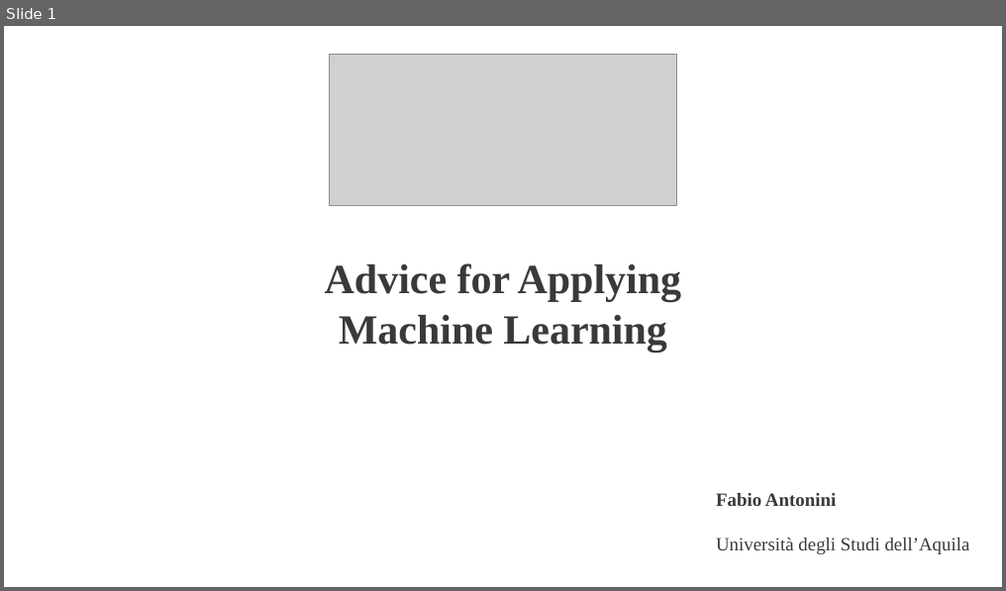
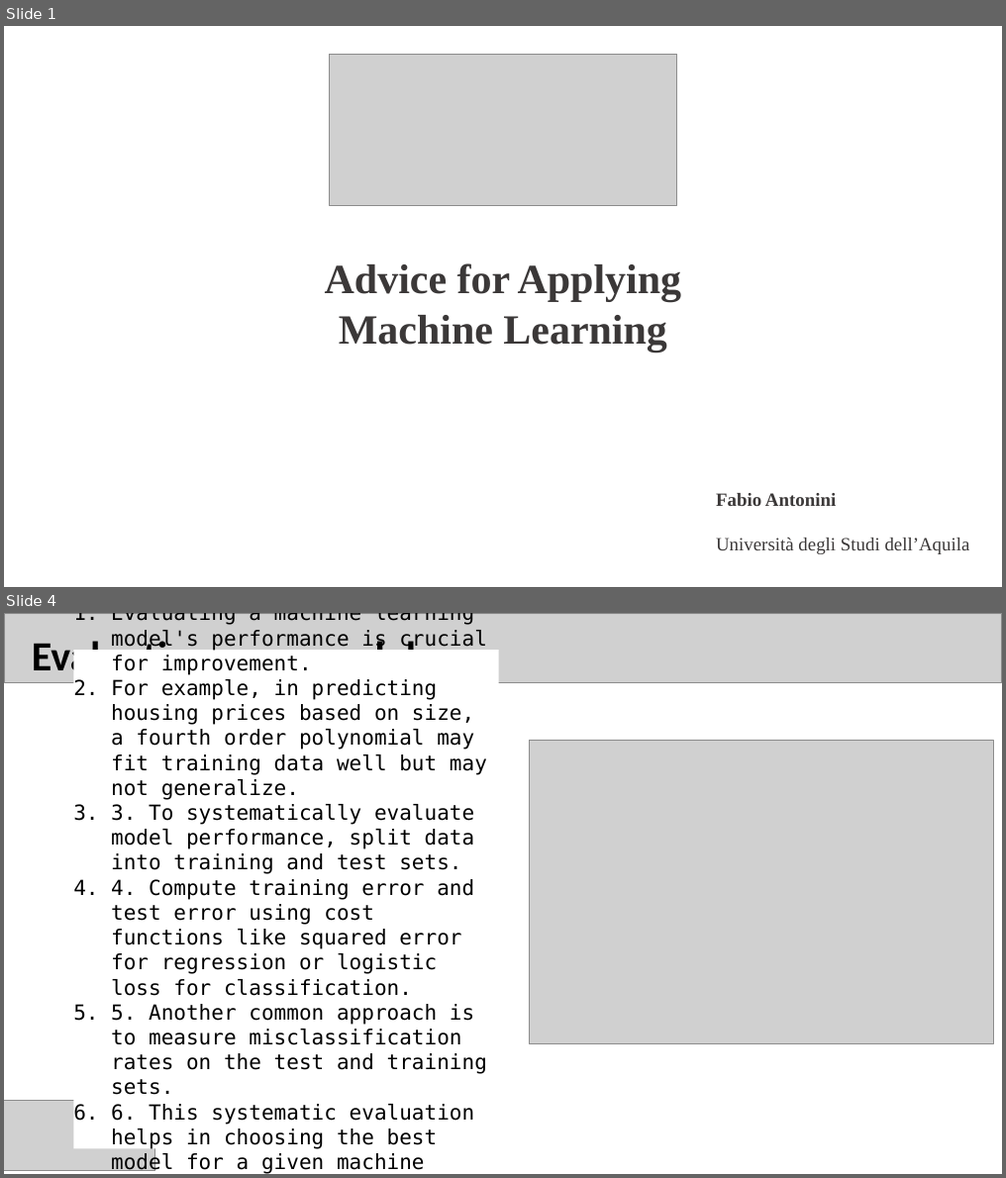
Before and after one commit to fabioantonini/introduction-machine-learning-for-engineers, a slide deck: Lectures/NeuralNetworks/w3/Slides/AdviceForApplyingMachineLearning.ppt. Shown one above the other, each under a label of ours: slide 1 before the commit, slides 1 and 4 after it; the slides between them are not shown. The pictures are 1006x591 and 1006x1178 pixels, drawn with LibreOffice and Linux fonts; fonts in the diff are those of the drawing; grey boxes stand for pictures; background and template pictures are left out. Boxes give left, top, right and bottom in pixels: in the first picture for what was removed or moved away, otherwise in the second. Text is boxed around its words. In the diff, an @@ line names an element or a change of style, - is before the commit and + after.

Commit message:
new slides AdviceForApplyingMachineLearning.ppt, added also the notebook ChatGPT-Prompting.ipynb

```diff
--- a/Lectures/NeuralNetworks/w3/Slides/AdviceForApplyingMachineLearning.ppt
+++ b/Lectures/NeuralNetworks/w3/Slides/AdviceForApplyingMachineLearning.ppt
@@ slide 4 added at box(4, 613, 1002, 1174), background #FFFFFF @@
@@ picture added at box(4, 613, 1001, 683) @@
@@ text added at box(32, 636, 417, 680), 40 pt, text #000000, bold @@
+Evaluating your model
@@ rectangle added at box(73, 650, 498, 1149), fill #FFFFFF, 20 pt, text #000000 @@
+1. Evaluating a machine learning model's performance is crucial for improvement.
+2. For example, in predicting housing prices based on size, a fourth order polynomial may fit training data well but may not generalize.
+3. 3. To systematically evaluate model performance, split data into training and test sets.
+4. 4. Compute training error and test error using cost functions like squared error for regression or logistic loss for classification.
+5. 5. Another common approach is to measure misclassification rates on the test and training sets.
+6. 6. This systematic evaluation helps in choosing the best model for a given machine learning application.
@@ picture added at box(529, 740, 993, 1043) @@
@@ picture added at box(4, 1100, 154, 1170) @@
```
Also in this commit, not shown: 9 other slides added, 1 slide removed, 2 other files.
